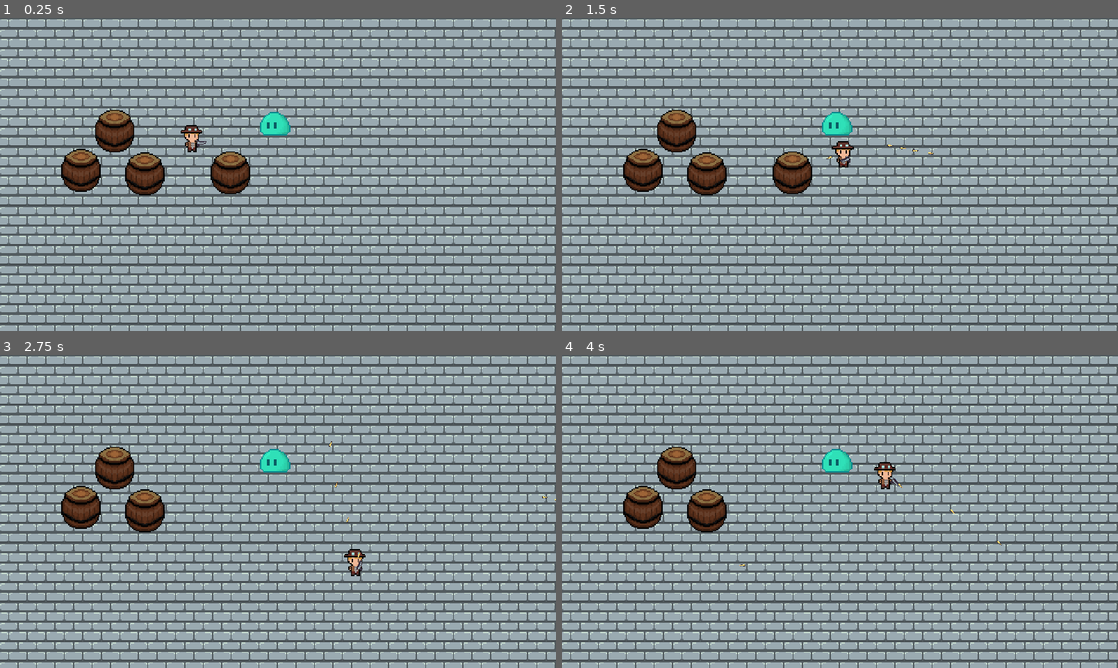
Above: before the commit, frames 1-4 (two rows, left to right).
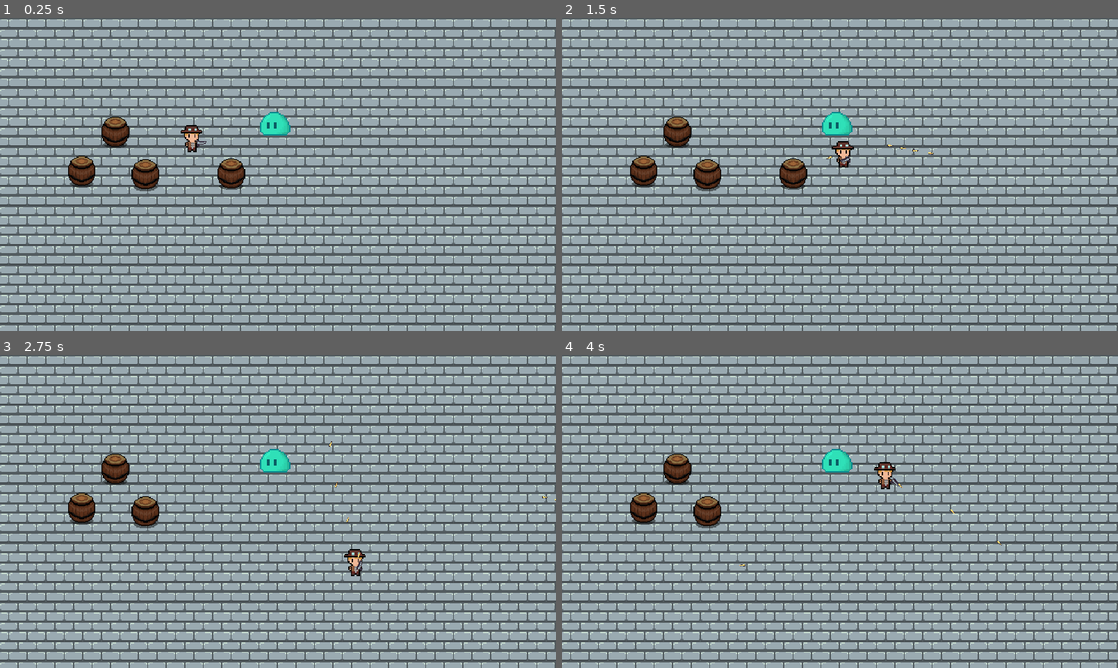
Above: after the commit, the same moments.

Repository: WAIWAI-PARTY/Life-after-people
Game: Godot game, scene res://World.tscn
Same seed, same stepped clock (60 frames per second), same inputs: the game is played once before the commit and once after it.
Inputs (mouse positions are in pixels of both pictures, inside the frame that each line leads up to):
- Up to frame 1 (0.25 s): no input
- Up to frame 2 (1.5 s): tap Enter at 0.5 s; move the mouse to (962, 158) at 0.52 s; press the mouse at (962, 158) at 0.53 s; hold D (ui_right) 0.53-1.28 s; move the mouse to (728, 190) at 1.27 s; release the mouse at (728, 190) at 1.28 s; hold S (ui_down) from 1.28 s (still down); click (728, 190) at 1.35 s
- Up to frame 3 (2.75 s): move the mouse to (333, 442) at 2.02 s; release S (ui_down) at 2.03 s; press the mouse at (333, 442) at 2.03 s; hold D (ui_right) from 2.03 s (still down)
- Up to frame 4 (4 s): move the mouse to (812, 574) at 2.77 s; release D (ui_right) at 2.78 s; release the mouse at (812, 574) at 2.78 s; hold W (ui_up) 2.78-3.53 s; click (812, 574) at 2.85 s; move the mouse to (1006, 558) at 3.52 s; press the mouse at (1006, 558) at 3.53 s; hold A (ui_left) from 3.53 s (still down)

The runs differ from the first frame. In frame 1, 2.4% of the frame differs, in the area x 11-45%, y 29-57%; in frame 2, 2.4%; in frame 3, 1.8%; in frame 4, 1.8%.

Commit message:
shadddow

Diff:
--- a/World/Barrel.tscn
+++ b/World/Barrel.tscn
@@ -14,6 +14,7 @@
 
 [node name="barrel" type="KinematicBody2D"]
 position = Vector2( 2, 2 )
+scale = Vector2( 0.7, 0.7 )
 collision_mask = 0
 script = ExtResource( 3 )
 
Binary file changed: imports/barrel.png
Binary file changed: imports/slime-idle.png
